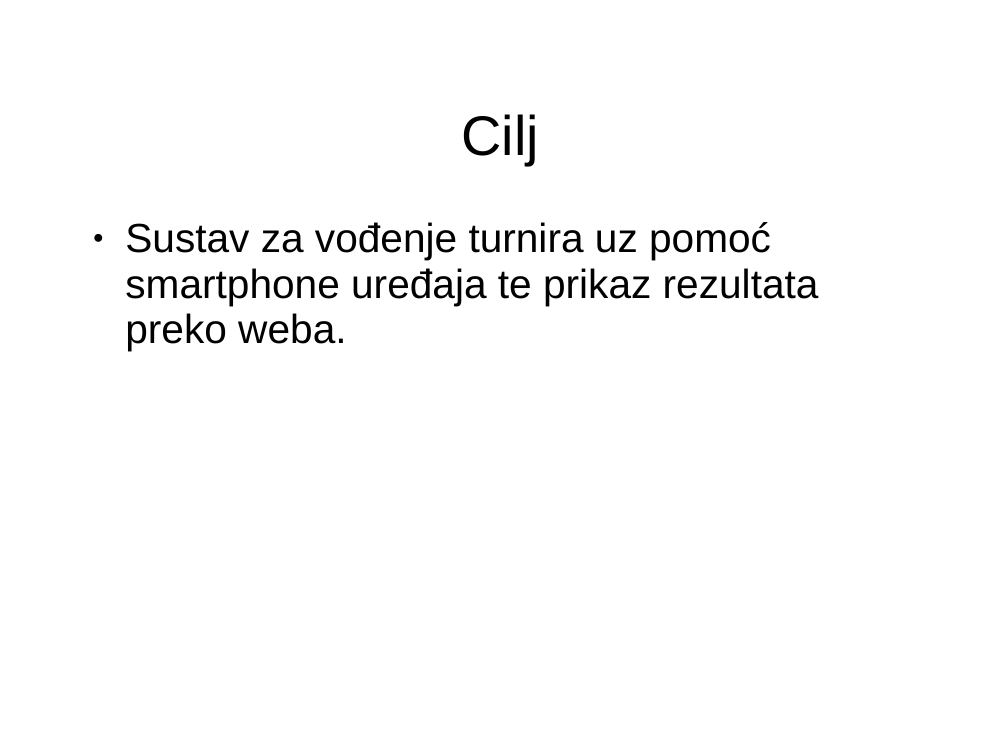
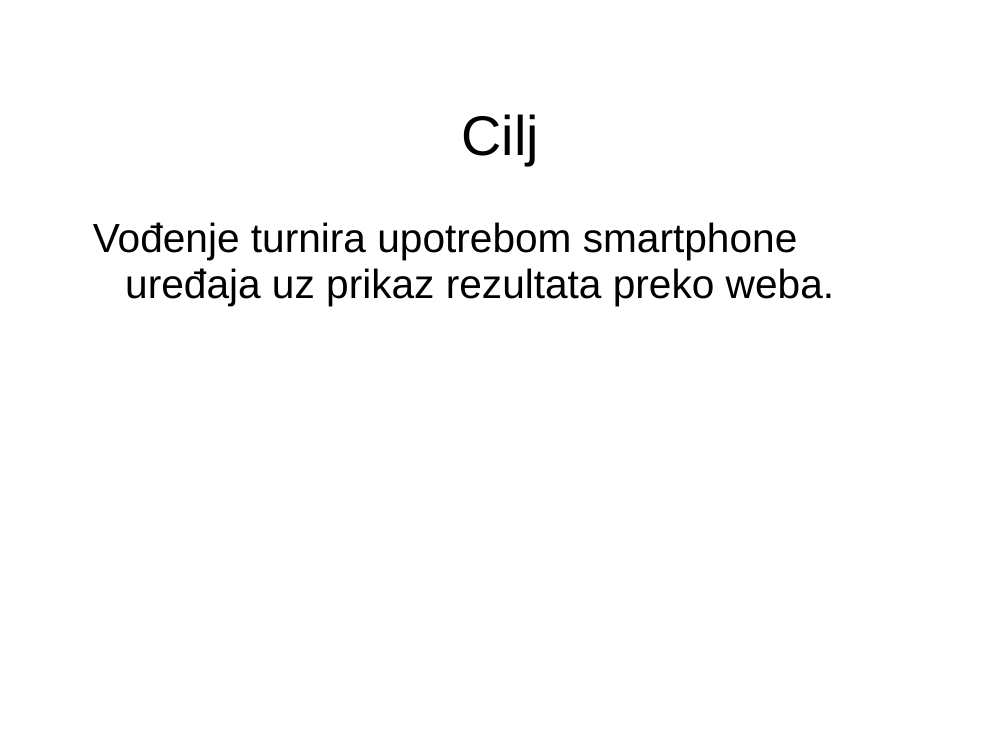
Before and after one commit to vidra74/Futura, a slide deck: slide 3 of Futura_StartUp.ppt (slide 2 before the commit). Drawn at 1008x756 pixels with LibreOffice and Linux fonts; fonts in the diff are those of the drawing; background and template pictures are left out. Boxes give left, top, right and bottom in pixels: in the first picture for what was removed or moved away, otherwise in the second. Text is boxed around its words. In the diff, an @@ line names an element or a change of style, - is before the commit and + after.

```diff
--- a/Futura_StartUp.ppt
+++ b/Futura_StartUp.ppt
@@ text at <box>93,222,834,305</box>: text changed @@
-● Sustav za vođenje turnira uz pomoć smartphone uređaja te prikaz rezultata preko weba.
+Vođenje turnira upotrebom smartphone uređaja uz prikaz rezultata preko weba.
```
Also in this commit, not shown: 3 other slides changed, 2 slides added, 3 slides removed, 4 other files.
